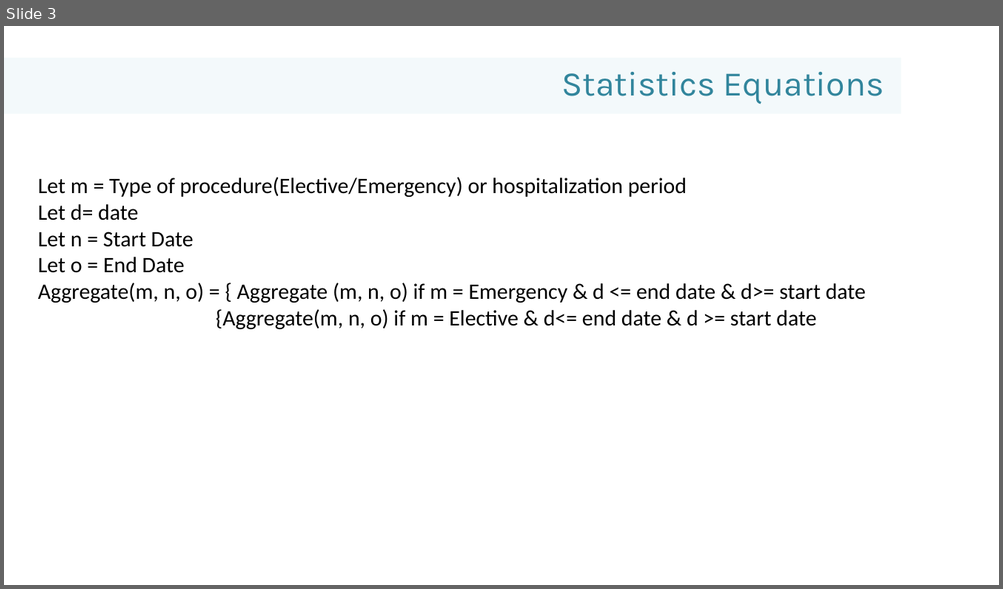
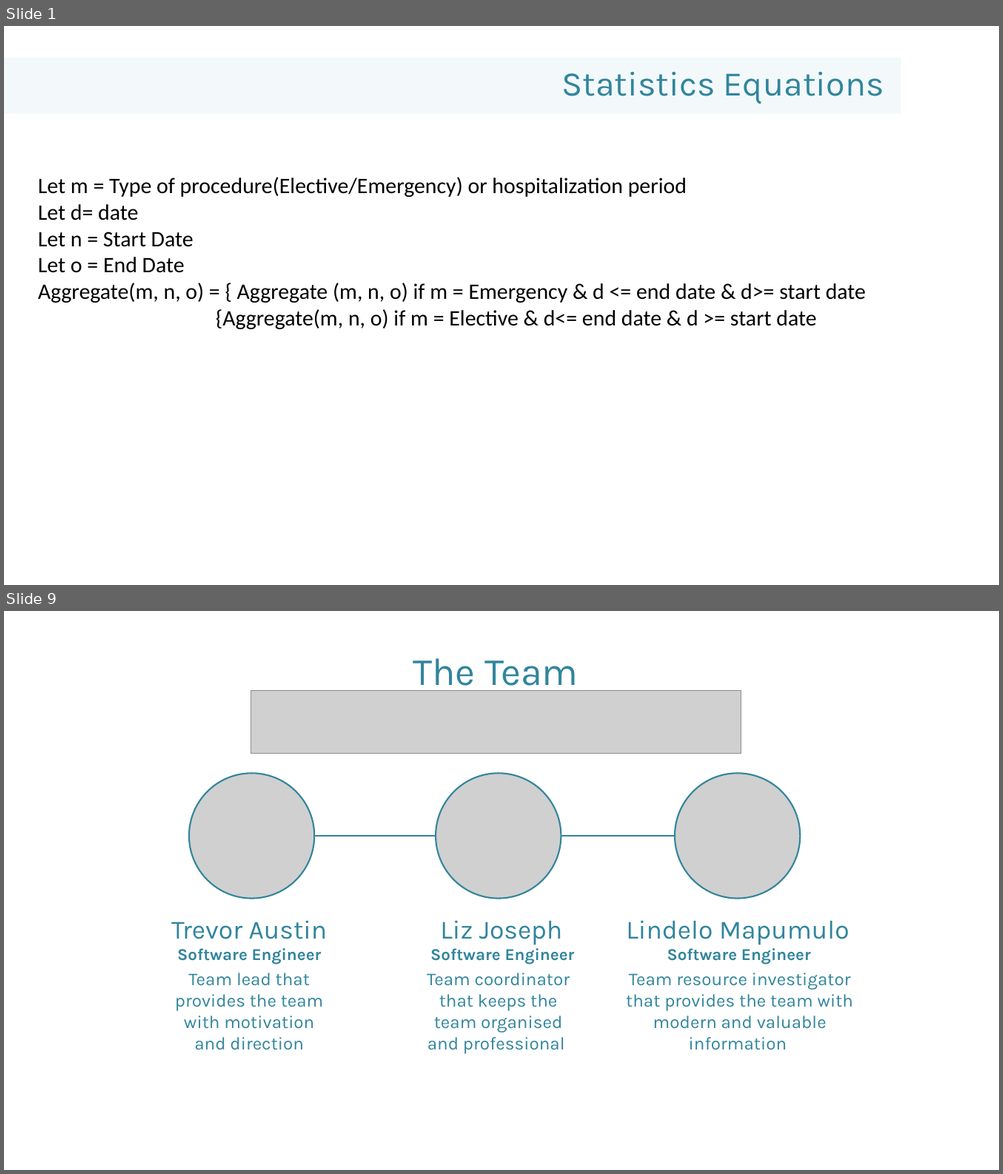
Before and after one commit to Pentec/Final-Year-Main_Project, a slide deck: Documentation/Presentations/Presentation4.pptx. Shown one above the other, each under a label of ours: slide 3 before the commit, slides 1 and 9 after it; the slides between them are not shown. The pictures are 1003x589 and 1003x1174 pixels, drawn with LibreOffice and Linux fonts; fonts in the diff are those of the drawing; grey boxes stand for pictures; background and template pictures are left out. Boxes give left, top, right and bottom in pixels: in the first picture for what was removed or moved away, otherwise in the second. Text is boxed around its words. In the diff, an @@ line names an element or a change of style, - is before the commit and + after.

```diff
--- a/Documentation/Presentations/Presentation4.pptx
+++ b/Documentation/Presentations/Presentation4.pptx
@@ slide 9 added at (4, 611, 999, 1170), background picture (left out) @@
@@ text added at (412, 658, 578, 695), 56 pt, text #31859C @@
+The Team
@@ picture added at (251, 690, 741, 754) @@
@@ picture added at (189, 773, 314, 898) @@
@@ picture added at (435, 773, 561, 898) @@
@@ picture added at (674, 773, 800, 898) @@
@@ line added from (236, 836) to (749, 836), #31859C 3 pt @@
@@ text added at (171, 920, 327, 940), 38 pt, text #31859C @@
+Trevor Austin
@@ text added at (440, 920, 563, 945), 38 pt, text #31859C @@
+Liz Joseph
@@ text added at (626, 920, 849, 945), 38 pt, text #31859C @@
+Lindelo Mapumulo
@@ text added at (177, 948, 321, 965), 24 pt, text #31859C, bold @@
+Software Engineer
@@ text added at (430, 948, 575, 965), 24 pt, text #31859C, bold @@
+Software Engineer
@@ text added at (667, 948, 811, 965), 24 pt, text #31859C, bold @@
+Software Engineer
@@ text added at (175, 973, 324, 1051), 26 pt, text #31859C @@
+Team lead that provides the team with motivation and direction
@@ text added at (427, 973, 569, 1054), 26 pt, text #31859C @@
+Team coordinator that keeps the team organised and professional
@@ text added at (626, 973, 854, 1051), 26 pt, text #31859C @@
+Team resource investigator that provides the team with modern and valuable information
@@ what was slide 3 is now slide 1 @@
```
Also in this commit, not shown: 11 other slides added, 3 slides removed, 1 other file.
